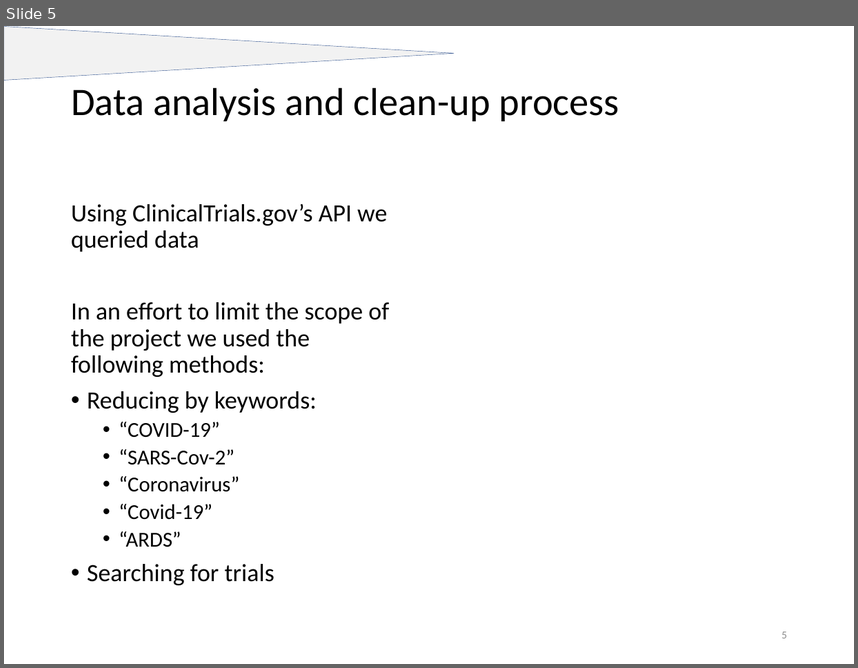
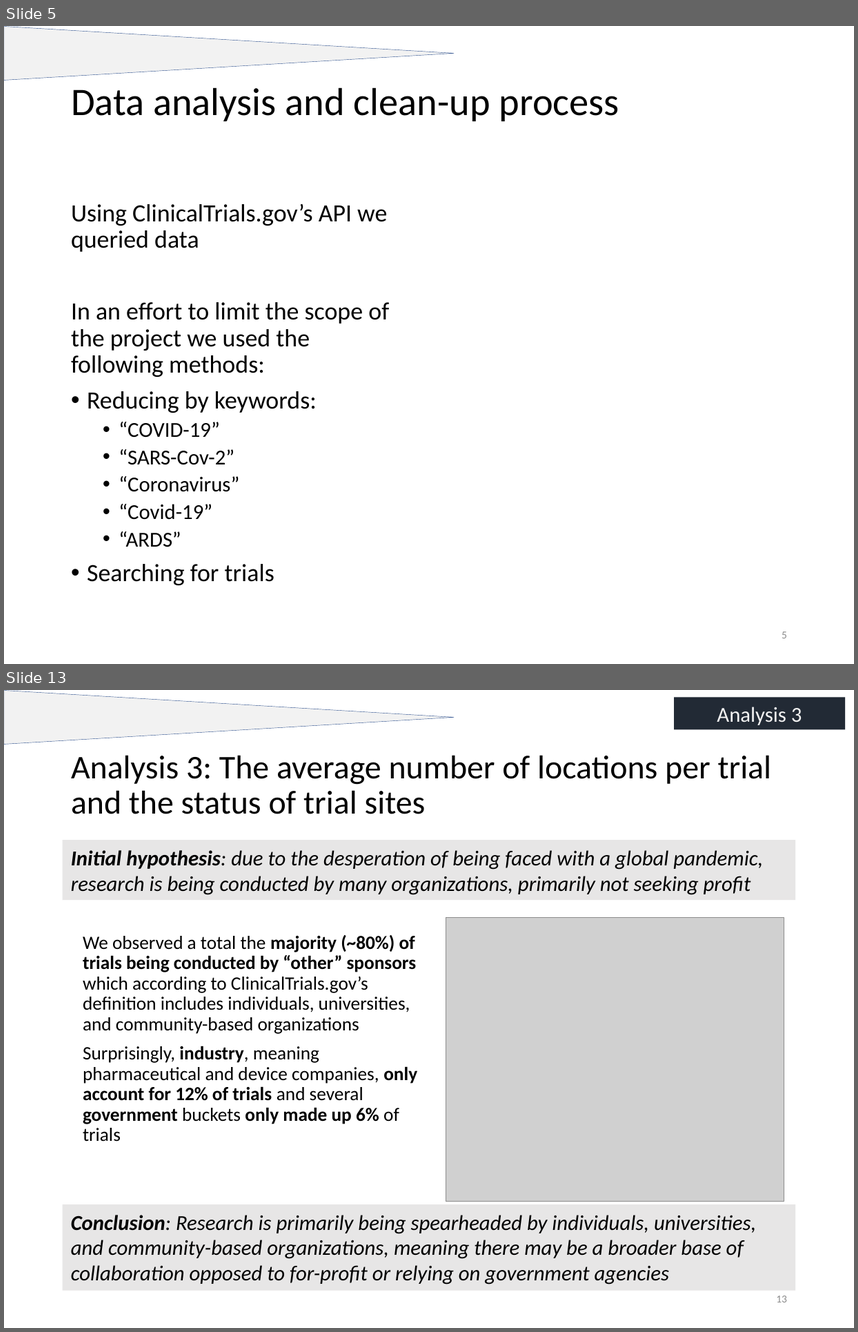
Before and after one commit to nick-nasse/pyd-pyper, a slide deck: 200729 Clinical Trials Analysis_v2.pptx. Shown one above the other, each under a label of ours: slide 5 before the commit, slides 5 and 13 after it; the slides between them are not shown. The pictures are 858x668 and 858x1332 pixels, drawn with LibreOffice and Linux fonts; fonts in the diff are those of the drawing; grey boxes stand for pictures. Boxes give left, top, right and bottom in pixels: in the first picture for what was removed or moved away, otherwise in the second. Text is boxed around its words. In the diff, an @@ line names an element or a change of style, - is before the commit and + after.

```diff
--- a/200729 Clinical Trials Analysis_v2.pptx
+++ b/200729 Clinical Trials Analysis_v2.pptx
@@ slide 13 added at (4,690,854,1328), background #FFFFFF; not listed: 1 template element that a slide beside it also shows @@
@@ rectangle added at (674,697,844,729), fill #222A35, 18 pt, text #F2F2F2 @@
+Analysis 3
@@ title added at (71,755,772,814), 28 pt, text #000000 @@
+Analysis 3: The average number of locations per trial and the status of trial sites
@@ rectangle added at (63,840,795,900), fill #E7E6E6, 18 pt, text #000000, italic @@
+Initial hypothesis: due to the desperation of being faced with a global pandemic, research is being conducted by many organizations, primarily not seeking profit
@@ picture added at (446,917,784,1201) @@
@@ text added at (83,935,417,1141), 16 pt, text #000000 @@
+We observed a total the majority (~80%) of trials being conducted by “other” sponsors which according to ClinicalTrials.gov’s definition includes individuals, universities, and community-based organizations
+Surprisingly, industry, meaning pharmaceutical and device companies, only account for 12% of trials and several government buckets only made up 6% of trials
@@ rectangle added at (63,1204,795,1290), fill #E7E6E6, 18 pt, text #000000, italic @@
+Conclusion: Research is primarily being spearheaded by individuals, universities, and community-based organizations, meaning there may be a broader base of collaboration opposed to for-profit or relying on government agencies
@@ page number added at (776,1295,787,1302), 9 pt, text #8C8C8C @@
+13
```
Also in this commit, not shown: 7 slides changed, 10 other slides added, 1 slide removed.
